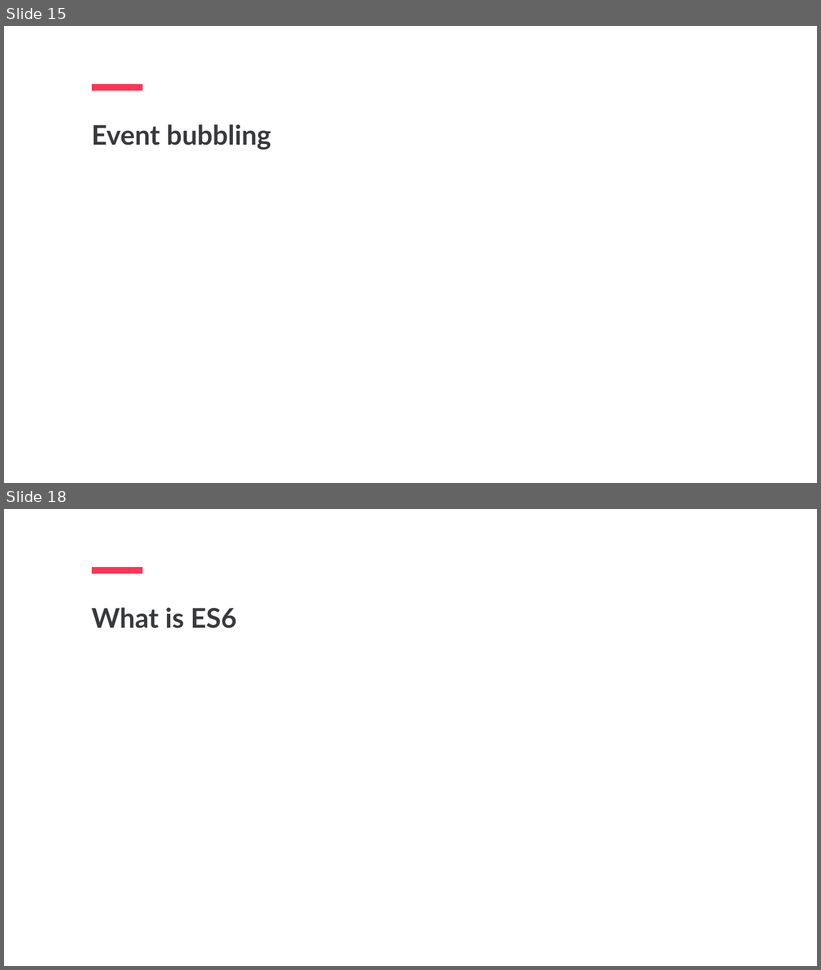
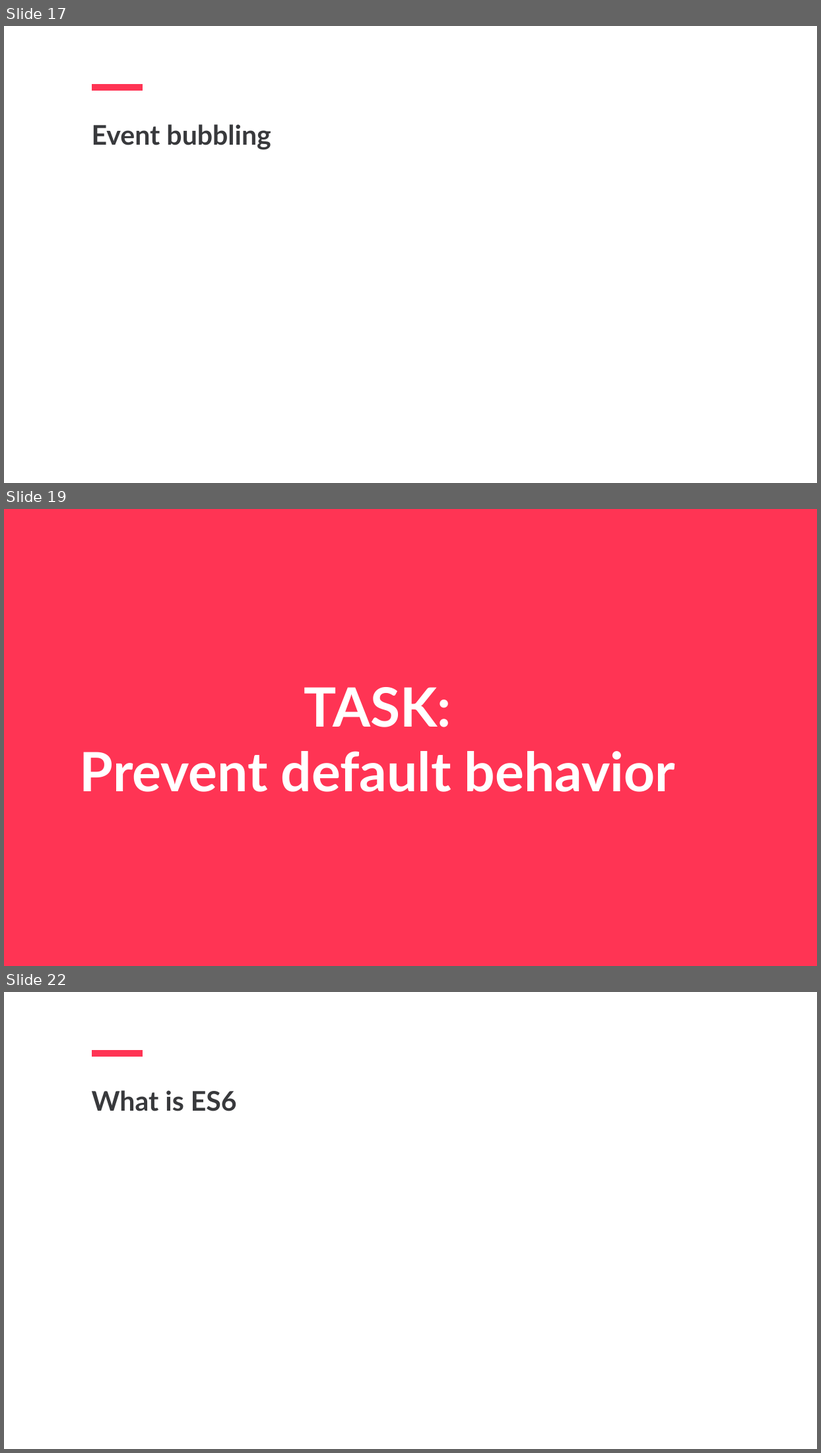
Before and after one commit to jpotapova/js-lecture-2, a slide deck: slides.pptx. Shown one above the other, each under a label of ours: slides 15 and 18 before the commit, slides 17, 19 and 22 after it; the slides between them are not shown. The pictures are 821x970 and 821x1453 pixels, drawn with LibreOffice and Linux fonts; fonts in the diff are those of the drawing. Boxes give left, top, right and bottom in pixels: in the first picture for what was removed or moved away, otherwise in the second. Text is boxed around its words. In the diff, an @@ line names an element or a change of style, - is before the commit and + after.

```diff
--- a/slides.pptx
+++ b/slides.pptx
@@ slide 19 added at bbox=[4, 509, 817, 966], background #FF3454 @@
@@ text added at bbox=[80, 687, 676, 792], 128 pt, text #FFFFFF, bold @@
+TASK:
+Prevent default behavior
@@ what was slide 15 is now slide 17 @@
@@ what was slide 18 is now slide 22 @@
```
Also in this commit, not shown: 3 slides changed, 10 other slides added, 1 slide removed, 11 other files.
